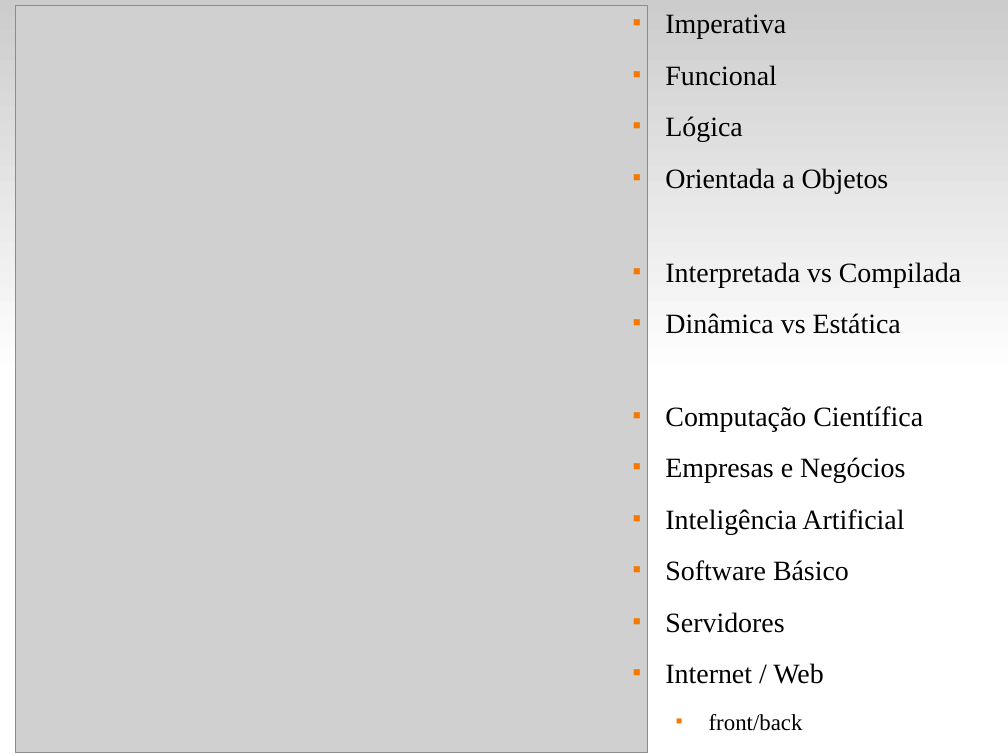
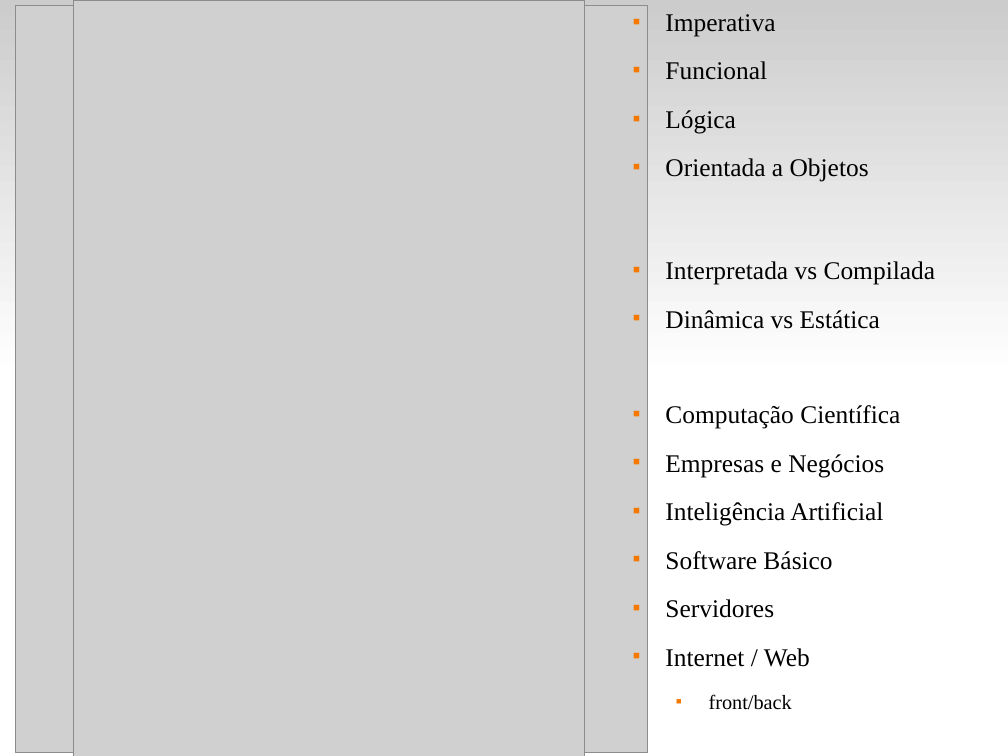
Before and after one commit to fsantanna-uerj/EDL, a slide deck: slide 3 of slides/edl-01.odp. Drawn at 1008x756 pixels with LibreOffice and Linux fonts; fonts in the diff are those of the drawing; grey boxes stand for pictures. Boxes give left, top, right and bottom in pixels: in the first picture for what was removed or moved away, otherwise in the second. Text is boxed around its words. In the diff, an @@ line names an element or a change of style, - is before the commit and + after.

```diff
--- a/slides/edl-01.odp
+++ b/slides/edl-01.odp
@@ picture added at box(73, 0, 585, 756) @@
@@ text "Imperativa" at box(665, 14, 869, 182): size 22 to 20 pt @@
@@ text "Interpretada vs Compilada" at box(665, 261, 936, 329): size 22 to 20 pt @@
@@ text "Computação Científica" at box(665, 405, 900, 710): size 22 to 20 pt; size 18 to 16 pt in "front/back" @@
```
Also in this commit, not shown: 1 other slide changed, 3 other files.
